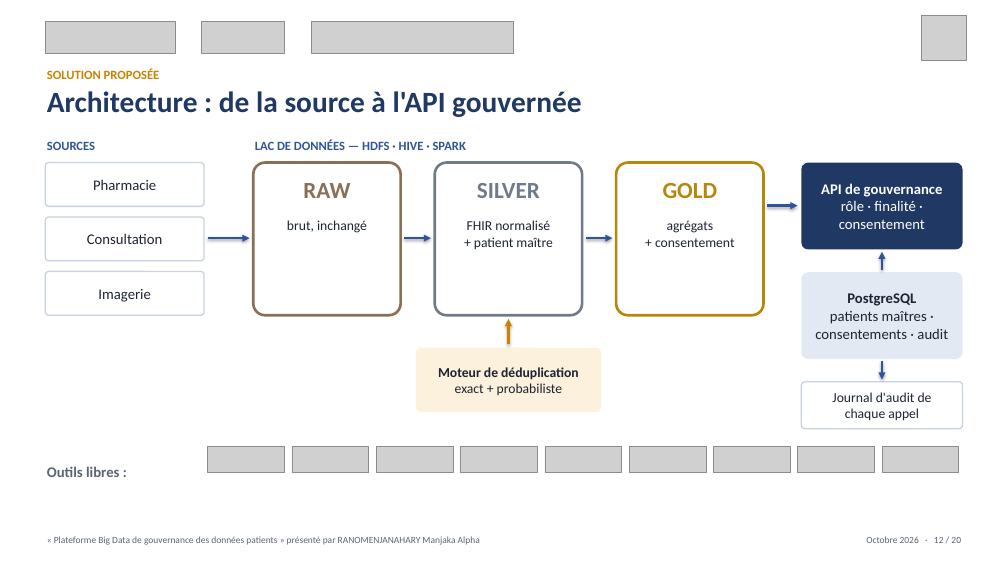
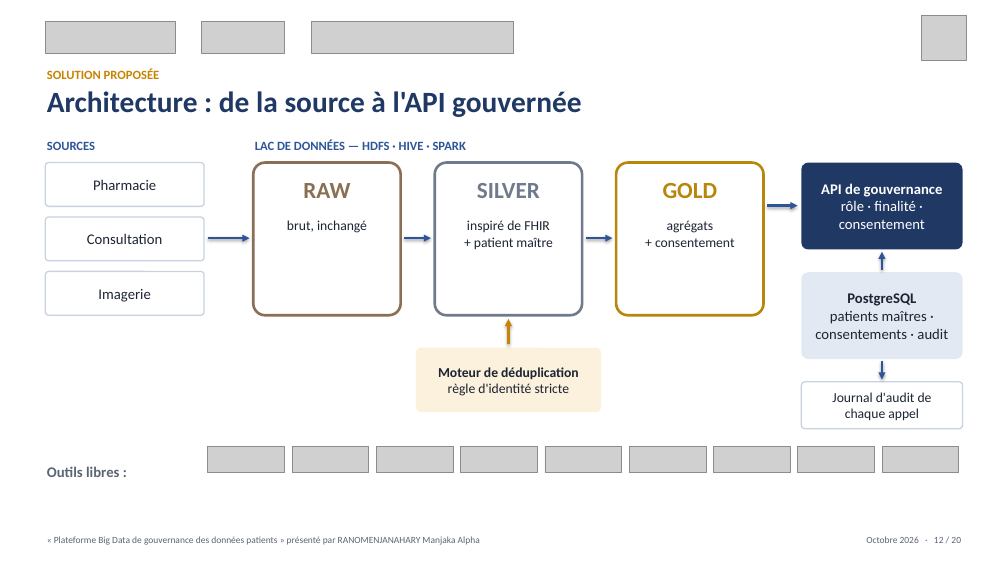
Before and after one commit to Alphamanjaka/test-big-data, a slide deck: slide 12 of documents/slide_soutenance/Soutenance_M2_MBDS_RANOMENJANAHARY.pptx. Drawn at 1008x567 pixels with LibreOffice and Linux fonts; fonts in the diff are those of the drawing; grey boxes stand for pictures. Boxes give left, top, right and bottom in pixels: in the first picture for what was removed or moved away, otherwise in the second. Text is boxed around its words. In the diff, an @@ line names an element or a change of style, - is before the commit and + after.

```diff
--- a/documents/slide_soutenance/Soutenance_M2_MBDS_RANOMENJANAHARY.pptx
+++ b/documents/slide_soutenance/Soutenance_M2_MBDS_RANOMENJANAHARY.pptx
@@ text at (467, 220, 550, 232): text changed @@
-FHIR normalisé
+inspiré de FHIR
@@ text in rounded rectangle at (448, 383, 570, 396): text changed @@
-exact + probabiliste
+règle d'identité stricte
```
Also in this commit, not shown: 4 other slides changed, 16 other files.
